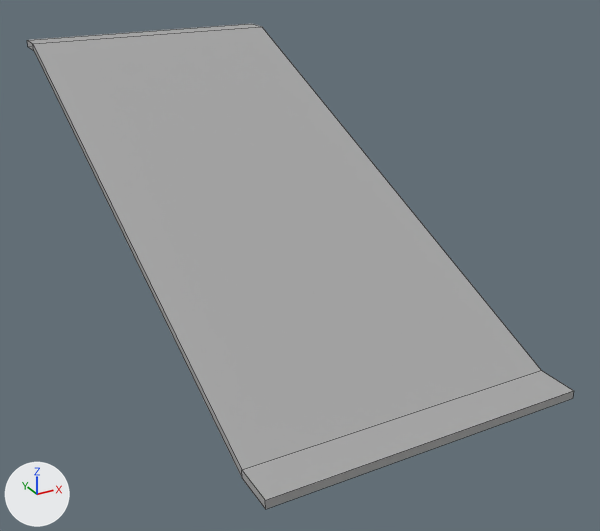
Before and after pictures for a commit that changed the FBX model MayaProjects/SolarPunkCave/scenes/structure_stairstraight.fbx.
Both versions are drawn from a 50 mm lens placed at (-2.53, -5.43, 5.05), pointed at (2.31, 3.38, 0.65). Every picture has the same lights, and +X, +Y and +Z are marked at lower left. The older version comes first. Mesh edges are drawn as thin lines.

In view in the first picture: 'stairstraight_steps'.
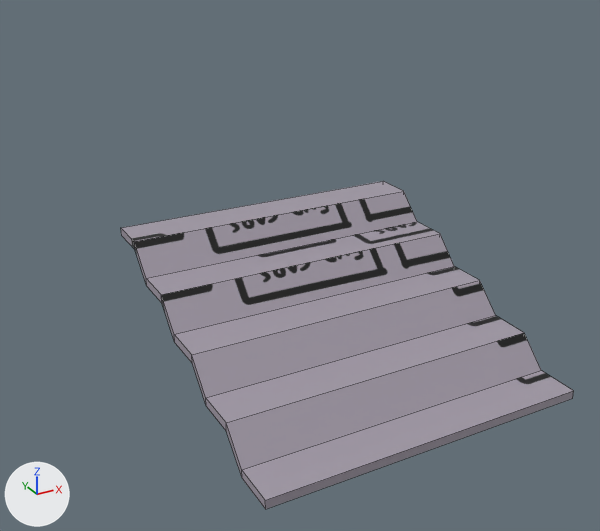
The change, as a list of edits to the scene's bpy script:
```text
Add img_trim_sketch_jpg:
    img_trim_sketch_jpg = load_image('trim_sketch.jpg', '../assets/trim_sketch.jpg', 1024, 1024, 'sRGB')
Change mat_standardsurface1:
    remove mat_standardsurface1.base_color = (0.4, 0.4, 0.4)  # grey #aaaaaa
    add mat_standardsurface1.texture = img_trim_sketch_jpg
Change me_mesh:
    used by ob_stairstraight_steps; parent = ob_blockout_stairstraight; location = (0.0, 0.0, 0.0)
    remove me_mesh.from_pydata(...)  # 16 vertices, 14 faces; spans x 10.0..390.0, y 0.0..310.0, z -800.0..0.0
    add me_mesh.from_pydata(...)  # 40 vertices, 38 faces; spans x 0.0..383.0, y 0.0..143.0, z 10.0..390.0
    me_mesh part 1: the whole mesh is rebuilt
Change ob_stairstraight_steps:
    ob_stairstraight_steps.rotation_euler: (0.0, 0.0, 0.0) -> (0.0, 1.571, 0.0)  # degrees (0, 0, 0) -> degrees (0, 90, 0)
```

Changed parts and their boxes [x1, y1, x2, y2] in the pictures (600 x 531 px):
'stairstraight_steps', surface changed, reshaped, turned
    before: [27, 24, 574, 509]
    after: [121, 181, 574, 509]
